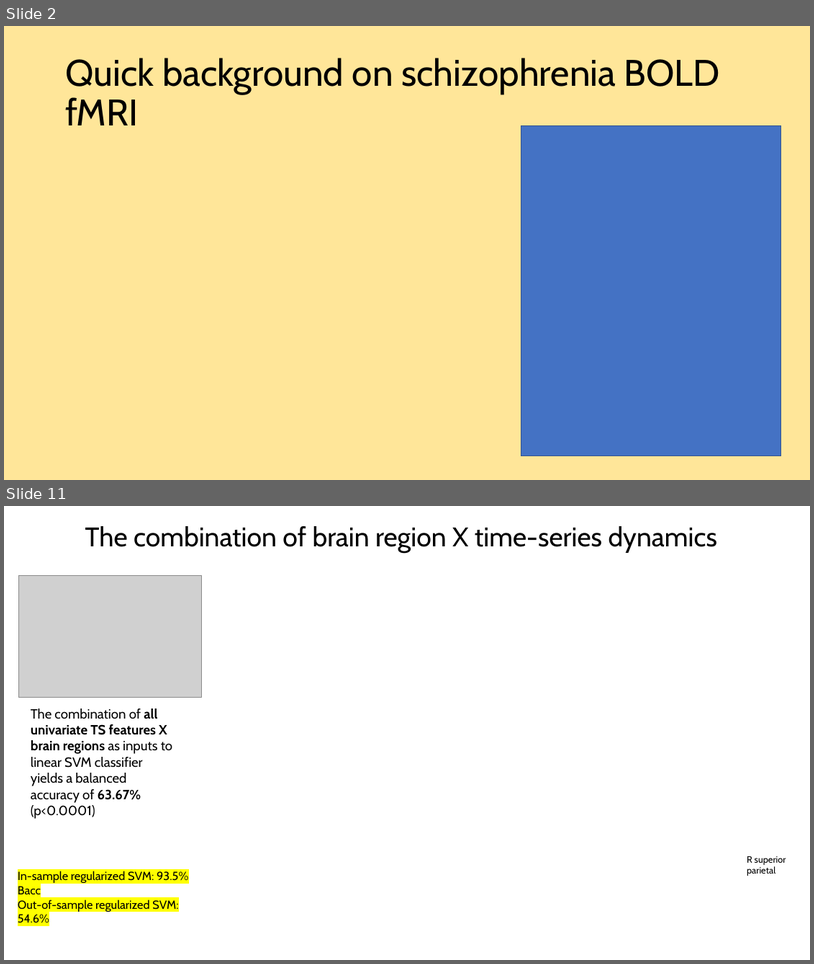
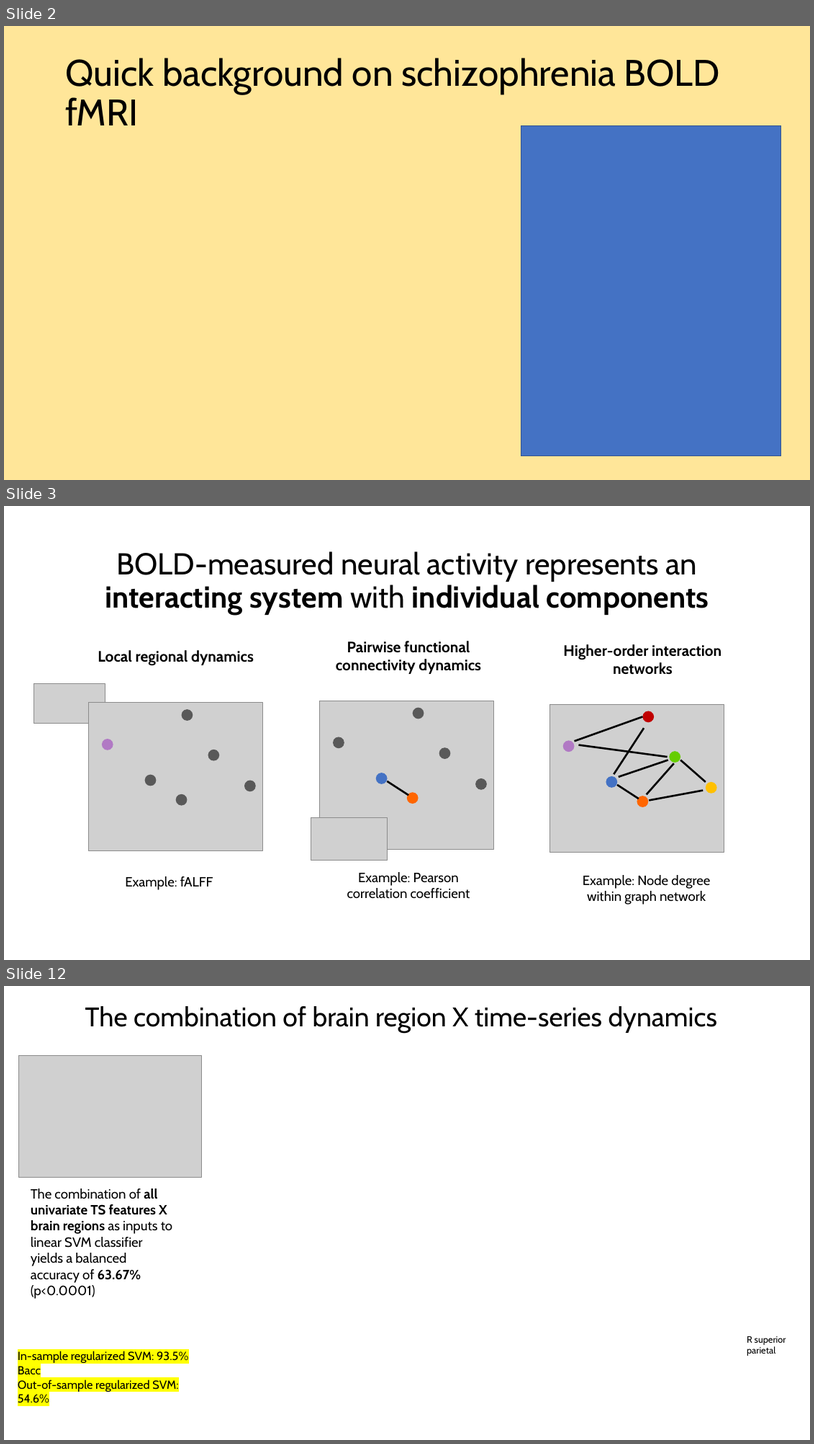
Before and after one commit to anniegbryant/CNS_2022, a slide deck: schizophrenia_classification_workshop/Workshop_Talk.pptx. Shown one above the other, each under a label of ours: slides 2 and 11 before the commit, slides 2, 3 and 12 after it; the slides between them are not shown. The pictures are 814x964 and 814x1444 pixels, drawn with LibreOffice and Linux fonts; fonts in the diff are those of the drawing; grey boxes stand for pictures. Boxes give left, top, right and bottom in pixels: in the first picture for what was removed or moved away, otherwise in the second. Text is boxed around its words. In the diff, an @@ line names an element or a change of style, - is before the commit and + after.

```diff
--- a/schizophrenia_classification_workshop/Workshop_Talk.pptx
+++ b/schizophrenia_classification_workshop/Workshop_Talk.pptx
@@ slide 3 added at [4, 506, 810, 960], background #FFFFFF @@
@@ title added at [105, 551, 709, 615], 36 pt, text #000000 @@
+BOLD-measured neural activity represents an interacting system with individual components
@@ group added at [34, 650, 263, 890]: 6 ellipses, 2 pictures, 2 texts @@
+Example: fALFF
+Local regional dynamics
@@ group added at [311, 641, 494, 898]: 6 ellipses, 2 pictures, 2 texts, 1 line @@
+Example: Pearson correlation coefficient
+Pairwise functional connectivity dynamics
@@ group added at [550, 644, 725, 904]: 8 lines, 6 ellipses, 2 texts, 1 picture @@
+Higher-order interaction networks
+Example: Node degree within graph network
@@ what was slide 11 is now slide 12 @@
```
Also in this commit, not shown: 7 slides changed, 3 other slides added, 3 slides removed, 8 other files.
